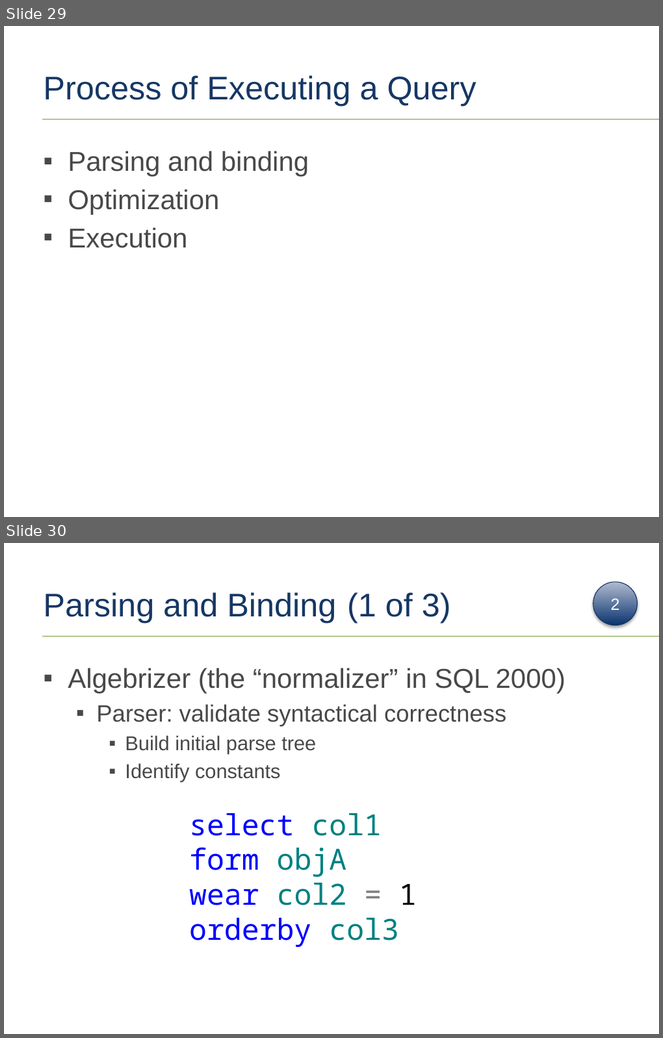
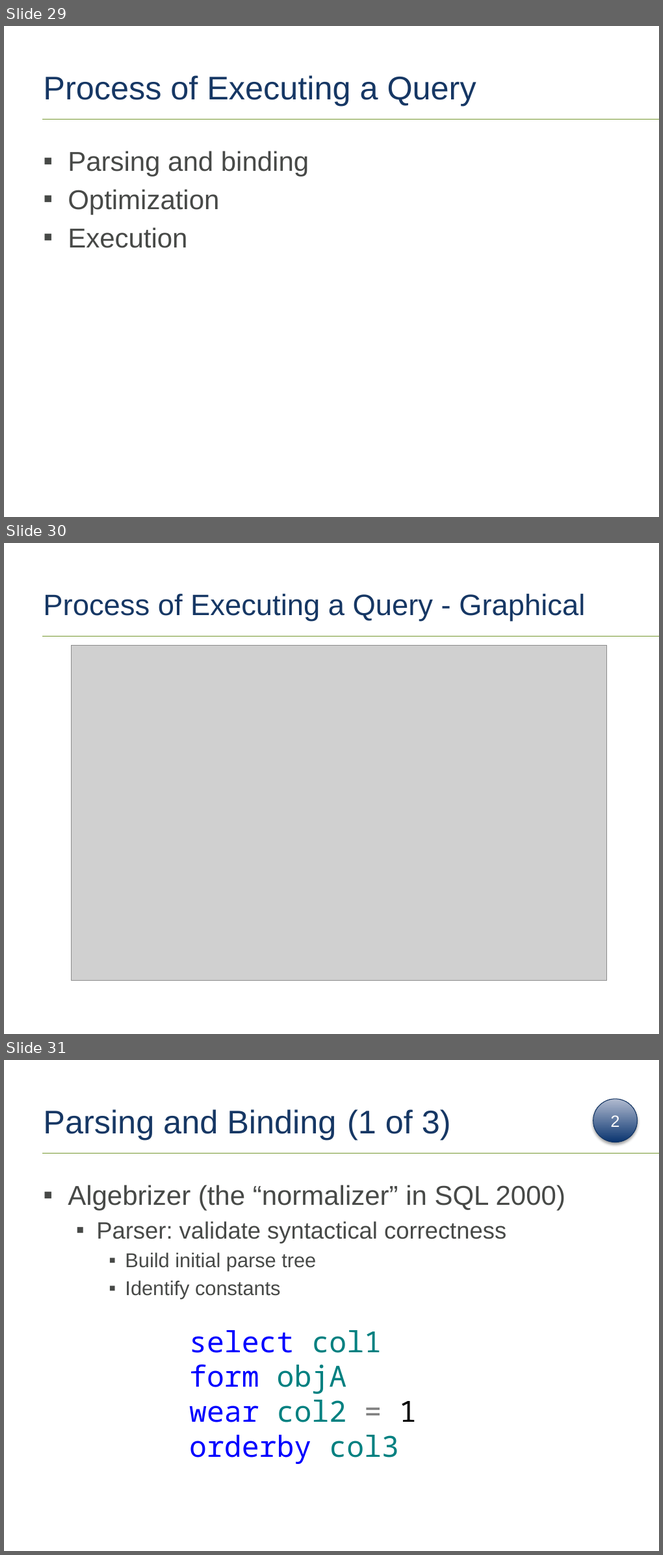
Before and after one commit to tf3604/OptimizerPresentation, a slide deck: Optimizer.pptx. Shown one above the other, each under a label of ours: slides 29 and 30 before the commit, slides 29, 30 and 31 after it. The pictures are 663x1038 and 663x1555 pixels, drawn with LibreOffice and Linux fonts; fonts in the diff are those of the drawing; grey boxes stand for pictures; background and template pictures are left out. Boxes give left, top, right and bottom in pixels: in the first picture for what was removed or moved away, otherwise in the second. Text is boxed around its words. In the diff, an @@ line names an element or a change of style, - is before the commit and + after.

Commit message:
Add graphical version of Executing a Query.

```diff
--- a/Optimizer.pptx
+++ b/Optimizer.pptx
@@ slide 30 added at bbox=[4, 543, 659, 1034], background #FFFFFF; not listed: 1 template element that a slide beside it also shows @@
@@ title added at bbox=[43, 594, 585, 621], 32.4 pt, text #163764 @@
+Process of Executing a Query - Graphical
@@ picture added at bbox=[72, 645, 607, 981] @@
@@ what was slide 30 is now slide 31 @@
```
Also in this commit, not shown: 1 slide changed, 1 other file.
